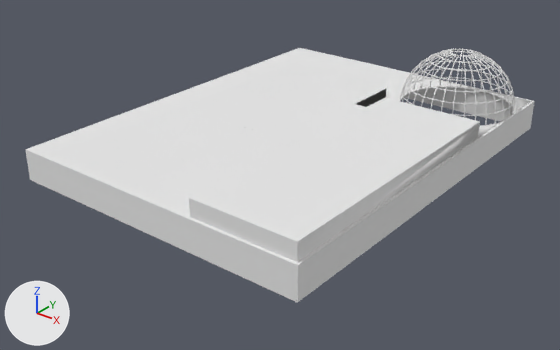
Before and after pictures for a commit that changed the OBJ model assets/Walls.obj.
Both versions are drawn from a 50 mm camera at (36.3, -31.3, 22.3) aimed at (6.4, 6.1, -0.9). Arrows for +X, +Y and +Z are at lower left; the lights stay in place. The picture after the commit comes second. Where no turn or scale is listed for an object, it has been applied to the vertices.

Objects in the first picture: 'walls'.
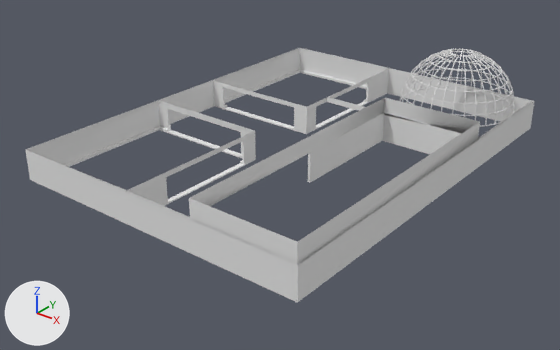
Pixel boxes (x1, y1, x2, y2) of what changed, in the pictures (560 x 350 px):
part 1 of me_walls, cut back
    before: (26, 48, 534, 265)

The change, as a diff of the scene's bpy script:
```diff
--- a/assets/Walls.obj.py
+++ b/assets/Walls.obj.py
@@ me_walls @@
 # used by ob_walls; location = (0.0, 0.0, 0.0)
-me_walls.from_pydata(...)  # 22838 vertices, 46548 faces; spans x -4.7..17.2, y -6.0..22.9, z 0.0..6.2
+me_walls.from_pydata(...)  # 22777 vertices, 46341 faces, 8 loose edges; spans x -4.7..17.2, y -6.0..22.9, z 0.0..6.2
+# me_walls part 1
+# 61 vertices are removed from x -4.6..17.2, y -5.8..22.7, z 2.0..2.1
+# 207 faces are deleted
+# 8 loose edges are added
 me_walls.materials.append(mat_material)
```
